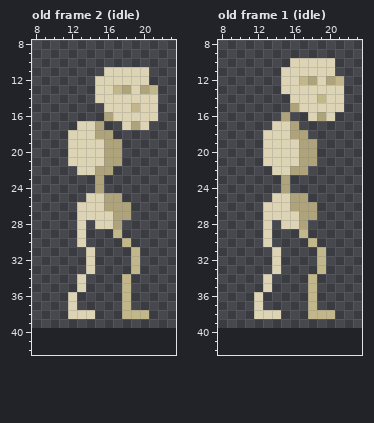
Pixel-art file, stored at assets/art/ase/player.aseprite. Above: the version before the commit.
16x32 pixels, 8 frames. Shown: old frame 2 (idle): x 8..23, y 8..42; old frame 1 (idle): x 8..23, y 8..42. The old version is drawn lined up with the new one, on the new canvas. The commit also changed other frames, which this record leaves out.
The same view after the edit:
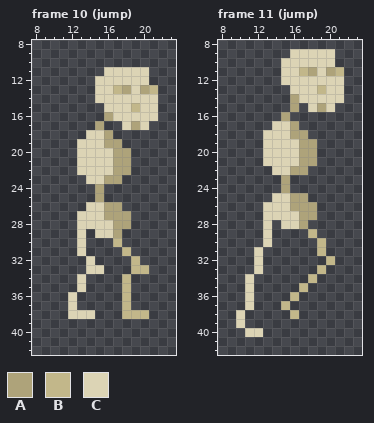
Palette (. is transparent): A #aea37a  B #c2b78a  C #dcd4b5
A new or re-ordered frame is compared with the old frame closest to it.
Difference:
canvas 16x32 -> 32x48, the old top-left corner now at 8,8
frames 8 -> 11
--- frame 10 (jump) is new; against old frame 2 (idle)
@@ x 8..23 @@
 16 ........ACCCCC..
-17 .....CCA..CAC...
-18 ....CCCAA.......
-19 ....CCCCAA......
-20 ....CCCCAA......
-21 ....CCCCAA......
-22 .....CCAA.......
-23 .......A........
+17 .......A..CAC...
+18 ......CCA.......
+19 .....CCCAA......
+20 .....CCCCAA.....
+21 .....CCCCAA.....
+22 .....CCCCAA.....
+23 ......CCAA......
 24 .......A........
-25 ......CCAA......
-26 .....CCCAAA.....
-27 .....CCCCAA.....
-28 .....C.CCA......
-29 .....C...B......
-30 .....C....B.....
-31 ......C....B....
+25 .......A........
+26 ......CCAA......
+27 .....CCCAAA.....
+28 .....CCCCAA.....
+29 .....C.CCA......
+30 .....C...B......
+31 .....C....B.....
 32 ......C....B....
-33 ......C....B....
+33 ......CC...BB...
 34 .....C....B.....
--- frame 11 (jump) is new; against old frame 1 (idle)
@@ x 13..23 @@
  8 ...........
- 9 ...........
-10 ...CCCCC...
-11 ..CCCCCC...
-12 ..CCBACAB..
-13 ..CCCCCCC..
-14 ...CCCBCC..
-15 ...ACCCCC..
-16 ..A..CAC...
+ 9 ...CCCCC...
+10 ..CCCCCC...
+11 ..CCBACAB..
+12 ..CCCCCCC..
+13 ...CCCBCC..
+14 ...ACCCCC..
+15 ...A.CAC...
+16 ..A........
 17 .CCA.......
@@ x 8..23 @@
 28 .....C.CCA......
-29 .....C...B......
-30 .....C....B.....
-31 ......C....B....
-32 ......C....B....
-33 ......C....B....
-34 .....C....B.....
-35 .....C....B.....
-36 ....C.....B.....
-37 ....C.....B.....
-38 ....CCC...BBB...
-39 ................
-40 ................
+29 .....C....B.....
+30 .....C.....B....
+31 ....C......B....
+32 ....C.......B...
+33 ....C......B....
+34 ...C......B.....
+35 ...C.....B......
+36 ...C....B.......
+37 ...C...B........
+38 ..C.....B.......
+39 ..C.............
+40 ...CC...........
 41 ................
